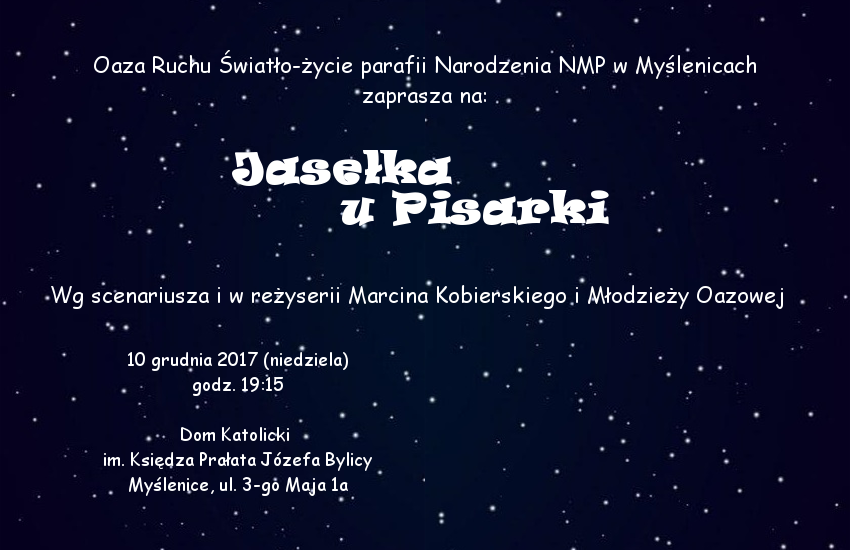
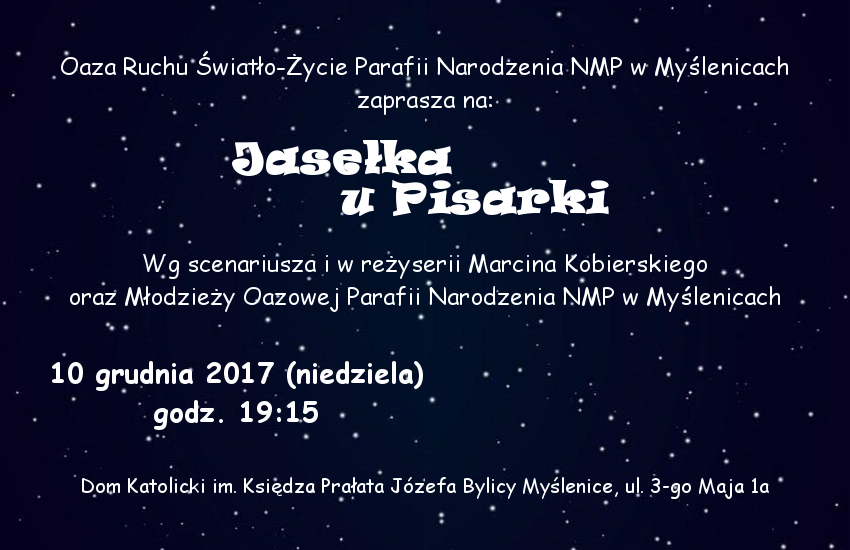
Layered file, before and after one edit (850×550). Changes by layer:
added layer "Dom Katolicki im. Księdza Prał..." above "10 grudnia 2017 (niedziela) ..." over [82, 477, 769, 499]
painted on "10 grudnia 2017 (niedziela) ..." over [52, 351, 423, 496]
painted on "Wg scenariusza i w reżyserii M..." over [51, 253, 783, 312]
painted on "Zaproszenie dla dwóch osób" over [61, 50, 788, 115]
painted on "tytul" over [232, 140, 609, 227]
